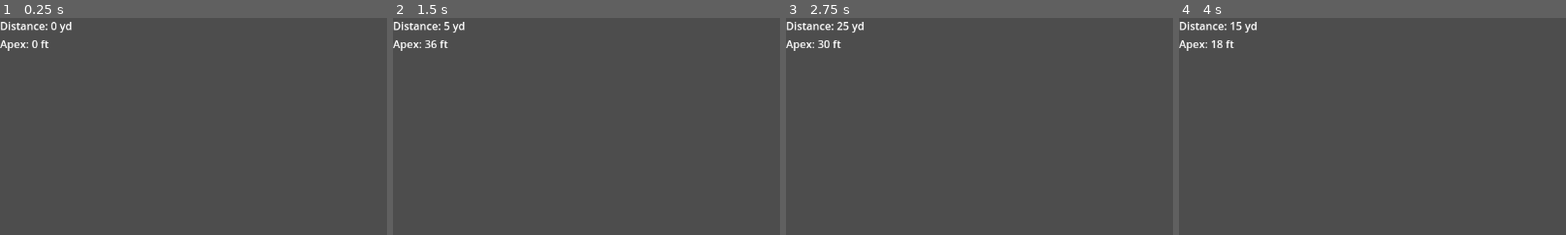
Above: before the commit, frames 1-4 (left to right).
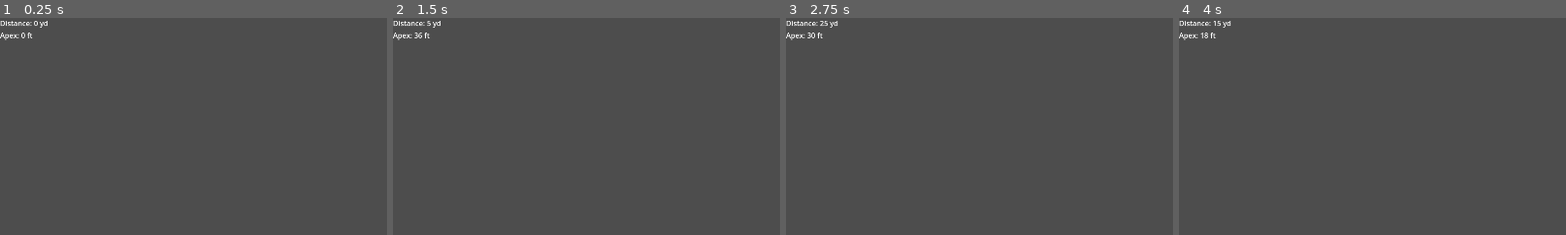
Above: after the commit, the same moments.

Repository: jhauck2/JaySimG
Game: Godot game, scene res://range.tscn
The game is run twice, just before and just after one commit, with the same random seed, the same clock (stepped at 60 frames per second) and the same inputs.
Inputs:
- Up to frame 1 (0.25 s): no input
- Up to frame 2 (1.5 s): tap H (hit) at 0.6, 1.35 s; tap Enter at 1.25 s
- Up to frame 3 (2.75 s): tap R (reset) at 2 s; tap H (hit) at 2.1 s
- Up to frame 4 (4 s): tap R (reset) at 2.75, 3.5 s; tap H (hit) at 2.85, 3.6 s
The pictures show only the part of the screen within x 0-50%, y 0-50%; the shares and areas given below are measured in that part.

The runs differ from the first frame. In frame 1, 0.8% of the frame differs, in the area x 0-19%, y 1-16%; in frame 2, 0.8%; in frame 3, 0.9%, in the area x 0-21%, y 1-16%; in frame 4, 0.9%.

Commit message:
Updated window size

Diff:
--- a/project.godot
+++ b/project.godot
@@ -15,6 +15,11 @@
 config/features=PackedStringArray("4.4", "Mobile")
 config/icon="res://icon.svg"
 
+[display]
+
+window/size/viewport_width=1728
+window/size/viewport_height=972
+
 [input]
 
 hit={
@@ -27,7 +32,3 @@
 "events": [Object(InputEventKey,"resource_local_to_scene":false,"resource_name":"","device":0,"window_id":0,"alt_presse …(189 unchanged characters)…
 ]
 }
-
-[rendering]
-
-renderer/rendering_method="mobile"
